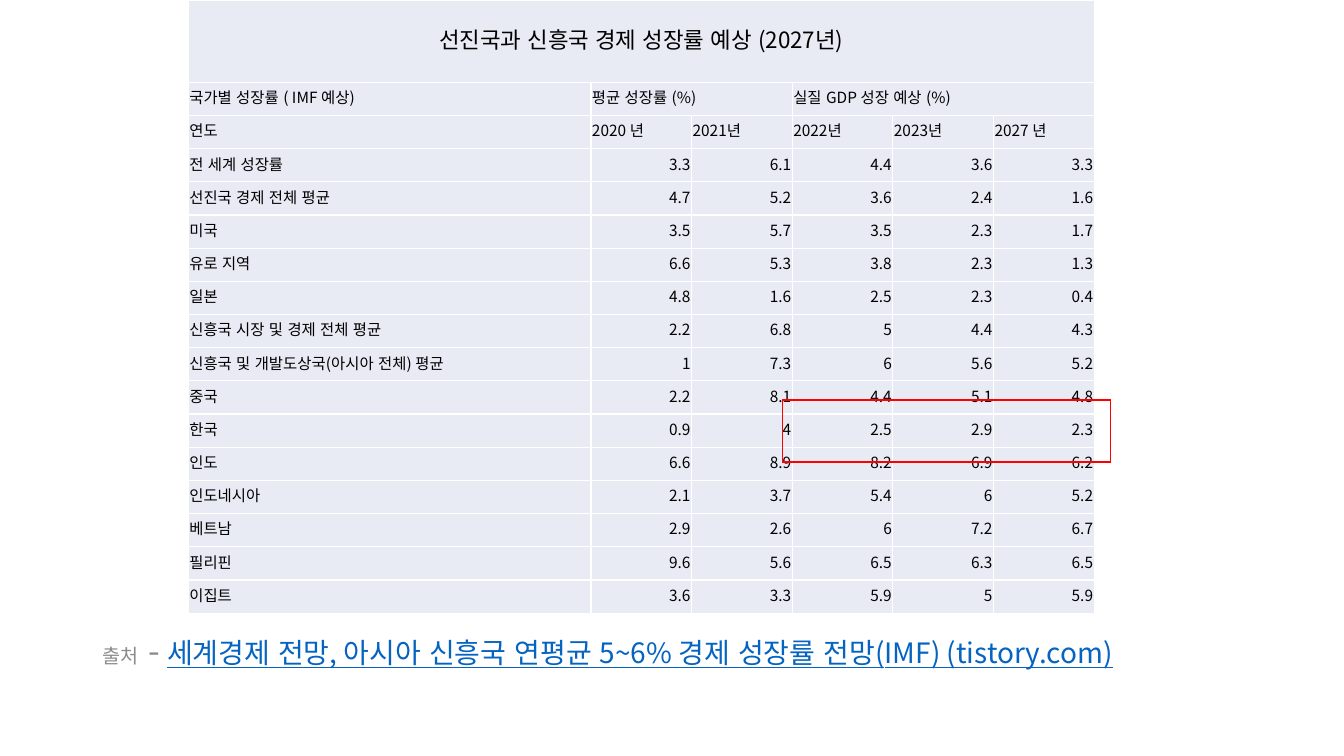
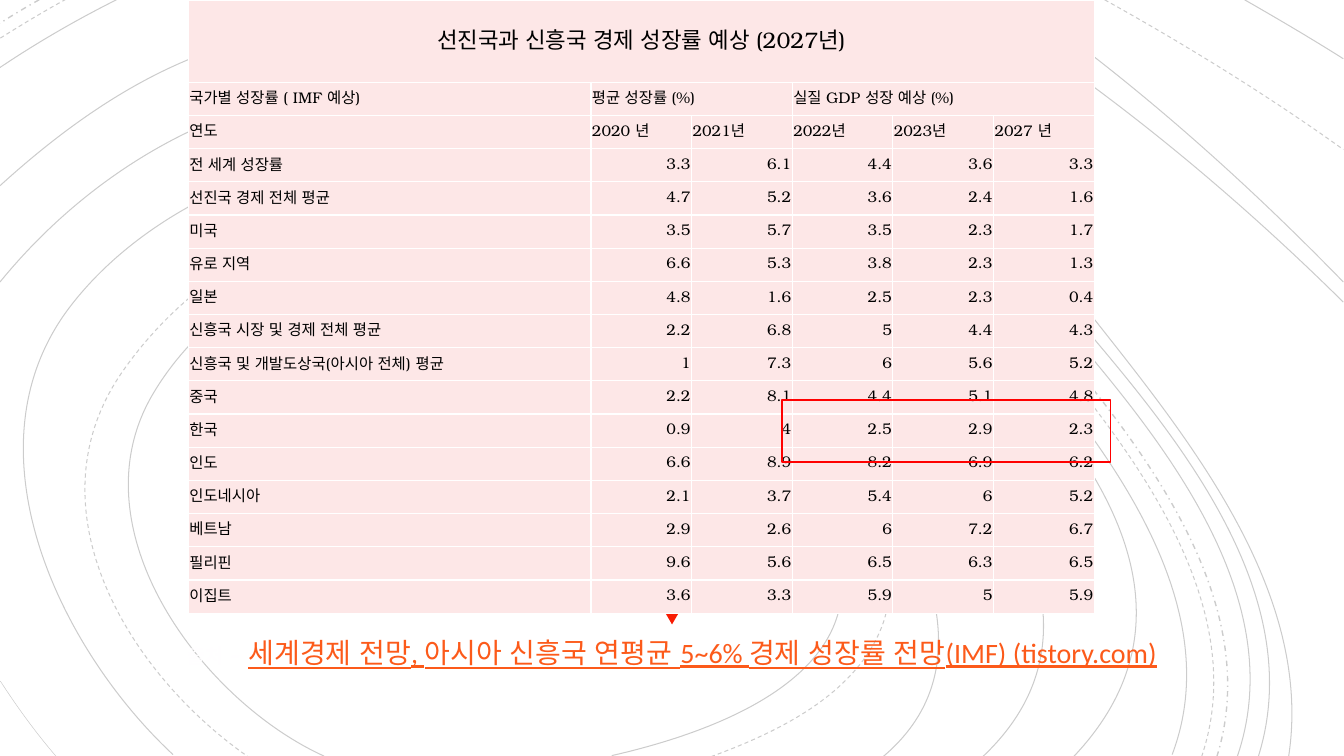
Before and after one commit to letcodesing/project, a slide deck: slide 9 of 개인1/발표용 파일/발표용.pptx. Drawn at 1344x756 pixels with LibreOffice and Linux fonts; fonts in the diff are those of the drawing. Boxes give left, top, right and bottom in pixels: in the first picture for what was removed or moved away, otherwise in the second. Text is boxed around its words. In the diff, an @@ line names an element or a change of style, - is before the commit and + after.

```diff
--- a/개인1/발표용 파일/발표용.pptx
+++ b/개인1/발표용 파일/발표용.pptx
@@ table at (189, 0, 1095, 614) @@
@@ fill #E9EBF5 to #FEE8E7 in 94 cells @@
@@ font Noto Sans CJK KR to TeX Gyre Bonum @@
@@ group added at (0, 0, 1344, 756): 19 freeform shapes @@
@@ rectangle added at (359, 131, 983, 210), fill #F81B02 @@
@@ rectangle added at (359, 220, 984, 586), fill #F81B02 @@
@@ rectangle at (782, 400, 1111, 462): outline #FF0000 1 pt to #FF0000 1.25 pt @@
@@ triangle added at (649, 586, 695, 624), fill #F81B02 @@
@@ text "출처 - 세계경제 전망, 아시아 ..." at (187, 635, 1157, 671): size 24 to 18 pt in "-"; font Noto Sans CJK KR to TeX Gyre Bonum, text colour #8C8C8C to #FFFEFF in "출처 -"; font Noto Sans CJK KR to Calibri, text colour #0563C1 to #FC5A1A; alignment left to centre; line spacing 0.9 to 1.2 @@
```
Also in this commit, not shown: 16 other slides changed, 14 slides added, 1 slide removed, 7 other files.
